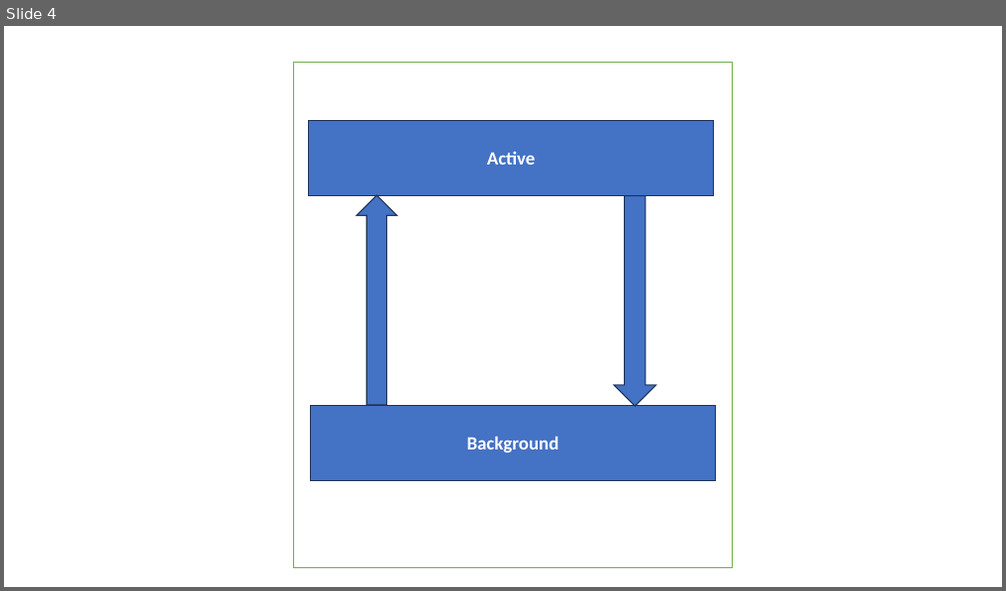
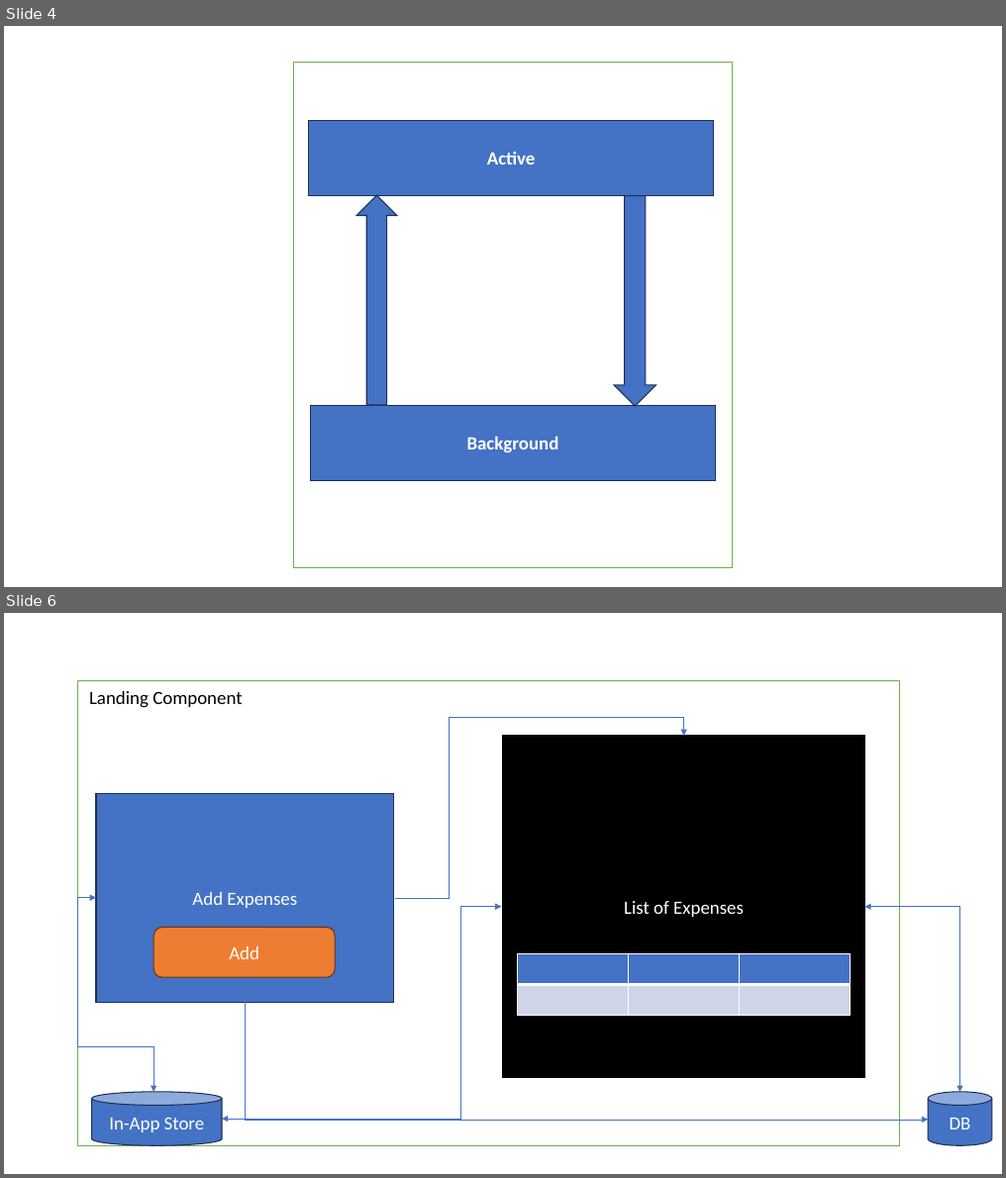
Before and after one commit to maheshsabnis/coreflexreactnative, a slide deck: Images.pptx. Shown one above the other, each under a label of ours: slide 4 before the commit, slides 4 and 6 after it; the slides between them are not shown. The pictures are 1006x591 and 1006x1178 pixels, drawn with LibreOffice and Linux fonts; fonts in the diff are those of the drawing. Boxes give left, top, right and bottom in pixels: in the first picture for what was removed or moved away, otherwise in the second. Text is boxed around its words. In the diff, an @@ line names an element or a change of style, - is before the commit and + after.

```diff
--- a/Images.pptx
+++ b/Images.pptx
@@ slide 6 added at [4, 613, 1002, 1174], background #FFFFFF @@
@@ rectangle added at [78, 680, 899, 1146], fill #FFFFFF, outline #70AD47 1 pt @@
@@ text added at [89, 691, 242, 708], 18 pt, text #000000 @@
+Landing Component
@@ elbow arrow added from (395, 899) to (684, 736), #4472C4 0.5 pt @@
@@ rectangle added at [503, 736, 865, 1078], fill #000000, outline #000000 1 pt, 18 pt, text #FFFFFF @@
+List of Expenses
@@ rectangle added at [96, 793, 394, 1002], fill #4472C4, outline #1E3256 1 pt, 18 pt, text #FFFFFF @@
+Add Expenses
@@ elbow double arrow added from (96, 898) to (153, 1092), #4472C4 0.5 pt @@
@@ elbow double arrow added from (222, 1119) to (502, 906), #4472C4 0.5 pt @@
@@ elbow double arrow added from (865, 906) to (960, 1092), #4472C4 0.5 pt @@
@@ rounded rectangle added at [153, 928, 335, 977], fill #ED7D31, outline #683715 1 pt, 18 pt, text #FFFFFF @@
+Add
@@ table added at [518, 955, 849, 1015], 2 rows, 3 columns @@
+ |  | 
+ |  | 
@@ elbow arrow added from (245, 1002) to (928, 1120), #4472C4 0.5 pt @@
@@ cylinder added at [91, 1092, 222, 1146], fill #4472C4, outline #1E3256 1 pt, 18 pt, text #FFFFFF @@
+In-App Store
@@ cylinder added at [928, 1092, 992, 1146], fill #4472C4, outline #1E3256 1 pt, 18 pt, text #FFFFFF @@
+DB
```
Also in this commit, not shown: 1 slide changed, 1 other slide added, 1 other file.
